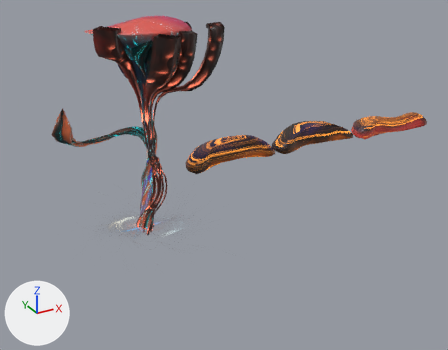
Renders of the Blender file blender/mushroom01.blend from each side of a commit.
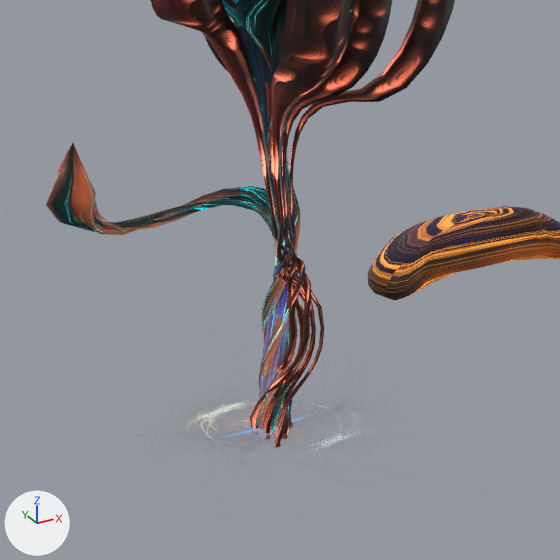
There are two pictures of each version: one whole from a 50 mm camera at (-2.59, -6.84, 3.94) aimed at (1.09, -0.15, 0.6), one close up on the part from 7% to 59% of the width and 14% to 81% of the height. The axes (+X, +Y, +Z) are drawn at lower left. The lights are the same throughout.

The older version as bpy lines, for what is in view:
```python
ob_lighting = bpy.data.objects.new('Lighting', me_plane)
ob_lighting.parent = ob_mushroom01
ob_lighting.location = (-1.558, -0.0131, 0.0293)
ob_lighting.scale = (0.885, 0.885, 0.885)
ob_lighting_001 = bpy.data.objects.new('Lighting.001', me_plane_002)
ob_lighting_001.parent = ob_mushroom02
ob_lighting_001.location = (-3.348, 0.126, 0.0293)
ob_lighting_001.rotation_euler = (0.0, 0.0, -0.386)  # degrees (0, 0, -22)
ob_lighting_001.scale = (1.04, 1.04, 1.04)
ob_lighting_002 = bpy.data.objects.new('Lighting.002', me_plane_003)
ob_lighting_002.parent = ob_mushroom03
ob_lighting_002.location = (-5.269, -0.0531, 0.0293)
ob_lighting_002.scale = (1.6, 1.6, 1.6)
ob_mushroom02 = bpy.data.objects.new('mushroom02', me_beziercurve_001)
ob_mushroom02.location = (0.004, 0.0, 0.0)
# also in view: 'mushroom01' at (0.04, -0.04, 1.36); 'mushroom03' at (0.2, -0.39, 1.34); 'wallMushroom01' at (1.29, 0.18, 0.85)
```
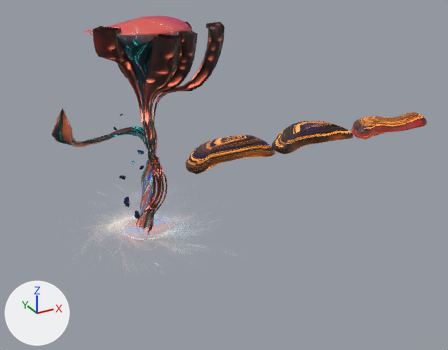
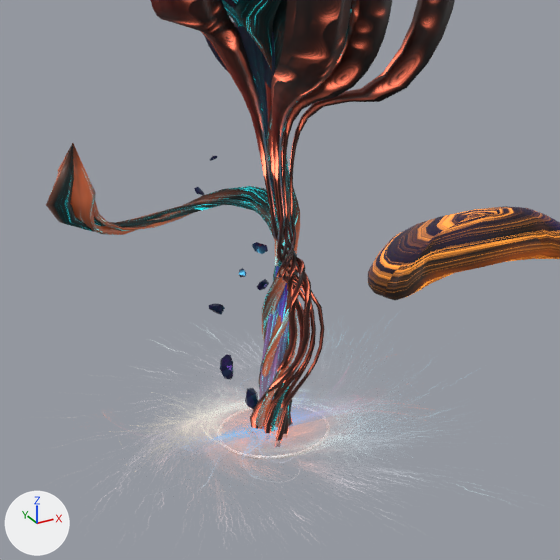
Where the change shows, as pixel boxes (x1, y1, x2, y2) in the close-ups (560 x 560 px):
'Lighting', recoloured (grey to white)
    both: (125, 388, 431, 472)
'MagicStones', added
    after: (194, 156, 269, 410)
'Lighting.001', recoloured
    both: (130, 369, 395, 486)
'Lighting.002', recoloured
    both: (105, 332, 480, 516)
'Torus.001', added
    after: (217, 404, 330, 459)

Patch to the scene script:
```diff
--- a/blender/mushroom01.blend.py
+++ b/blender/mushroom01.blend.py
@@ mat_floorswoosh @@
 n4.inputs[0].default_value = 1.0  # 'Factor'
-n5 = _N.new('ShaderNodeSeparateXYZ'); n5.name = 'Separate XYZ'
 n6 = _N.new('ShaderNodeTexImage'); n6.name = 'Image Texture'
@@ mat_floorswoosh @@
 n1 = _N.new('ShaderNodeMixShader'); n1.name = 'Mix Shader'
 _L.new(n2.outputs[0], n1.inputs[1])  # 'BSDF' to 'Shader'
-_L.new(n6.outputs[0], n5.inputs[0])  # 'Color' to 'Vector'
-_L.new(n5.outputs[0], n1.inputs[0])  # 'X' to 'Factor'
 _L.new(n3.outputs[0], n4.inputs[7])  # 'Color' to 'B'
@@ mat_floorswoosh @@
 _L.new(n6.outputs[0], n4.inputs[6])  # 'Color' to 'A'
+_L.new(n6.outputs[1], n1.inputs[0])  # 'Alpha' to 'Factor'
@@ mat_floorswoosh3 @@
 n4.inputs[0].default_value = 1.0  # 'Factor'
-n5 = _N.new('ShaderNodeSeparateXYZ'); n5.name = 'Separate XYZ'
 n6 = _N.new('ShaderNodeTexImage'); n6.name = 'Image Texture'
@@ mat_floorswoosh3 @@
 n1 = _N.new('ShaderNodeMixShader'); n1.name = 'Mix Shader'
 _L.new(n2.outputs[0], n1.inputs[1])  # 'BSDF' to 'Shader'
-_L.new(n6.outputs[0], n5.inputs[0])  # 'Color' to 'Vector'
-_L.new(n5.outputs[0], n1.inputs[0])  # 'X' to 'Factor'
 _L.new(n3.outputs[0], n4.inputs[7])  # 'Color' to 'B'
@@ mat_floorswoosh3 @@
 _L.new(n6.outputs[0], n4.inputs[6])  # 'Color' to 'A'
+_L.new(n6.outputs[1], n1.inputs[0])  # 'Alpha' to 'Factor'
@@ mat_floorswoosh2 @@
 n4.inputs[0].default_value = 1.0  # 'Factor'
-n5 = _N.new('ShaderNodeSeparateXYZ'); n5.name = 'Separate XYZ'
 n6 = _N.new('ShaderNodeTexImage'); n6.name = 'Image Texture'
@@ mat_floorswoosh2 @@
 n1 = _N.new('ShaderNodeMixShader'); n1.name = 'Mix Shader'
 _L.new(n2.outputs[0], n1.inputs[1])  # 'BSDF' to 'Shader'
-_L.new(n6.outputs[0], n5.inputs[0])  # 'Color' to 'Vector'
-_L.new(n5.outputs[0], n1.inputs[0])  # 'X' to 'Factor'
 _L.new(n3.outputs[0], n4.inputs[7])  # 'Color' to 'B'
@@ mat_floorswoosh2 @@
 _L.new(n6.outputs[0], n4.inputs[6])  # 'Color' to 'A'
+_L.new(n6.outputs[1], n1.inputs[0])  # 'Alpha' to 'Factor'
@@ mat_gems @@
+mat_gems = bpy.data.materials.new('Gems')
+# colours: dark purple #260d45, blue #55aed7
+# uses the picture img_mushroom_patterns_emissive_png
@@ me_torus_001 @@
+me_torus_001.from_pydata(...)  # a torus around z (ring radius 0.3, tube radius 0.01) spanning x -0.31..0.31, y -0.31..0.31, z -0.01..0.01
+me_torus_001.polygons.foreach_set('use_smooth', [True] * 252)
@@ me_icosphere @@
+me_icosphere.from_pydata(...)  # 336 vertices, 640 faces; spans x -0.35..0.072, y -0.34..0.225, z 0.124..1.606
+me_icosphere.materials.append(mat_gems)
@@ ob_torus_001 @@
+ob_torus_001 = bpy.data.objects.new('Torus.001', me_torus_001)
+ob_torus_001.location = (0.0, 0.0, 0.0)
@@ ob_magicstones @@
+ob_magicstones = bpy.data.objects.new('MagicStones', me_icosphere)
+ob_magicstones.location = (0.0, 0.0, 0.0)
+_m = ob_magicstones.modifiers.new('Decimate', 'DECIMATE')
+_m.ratio = 0.289
```
